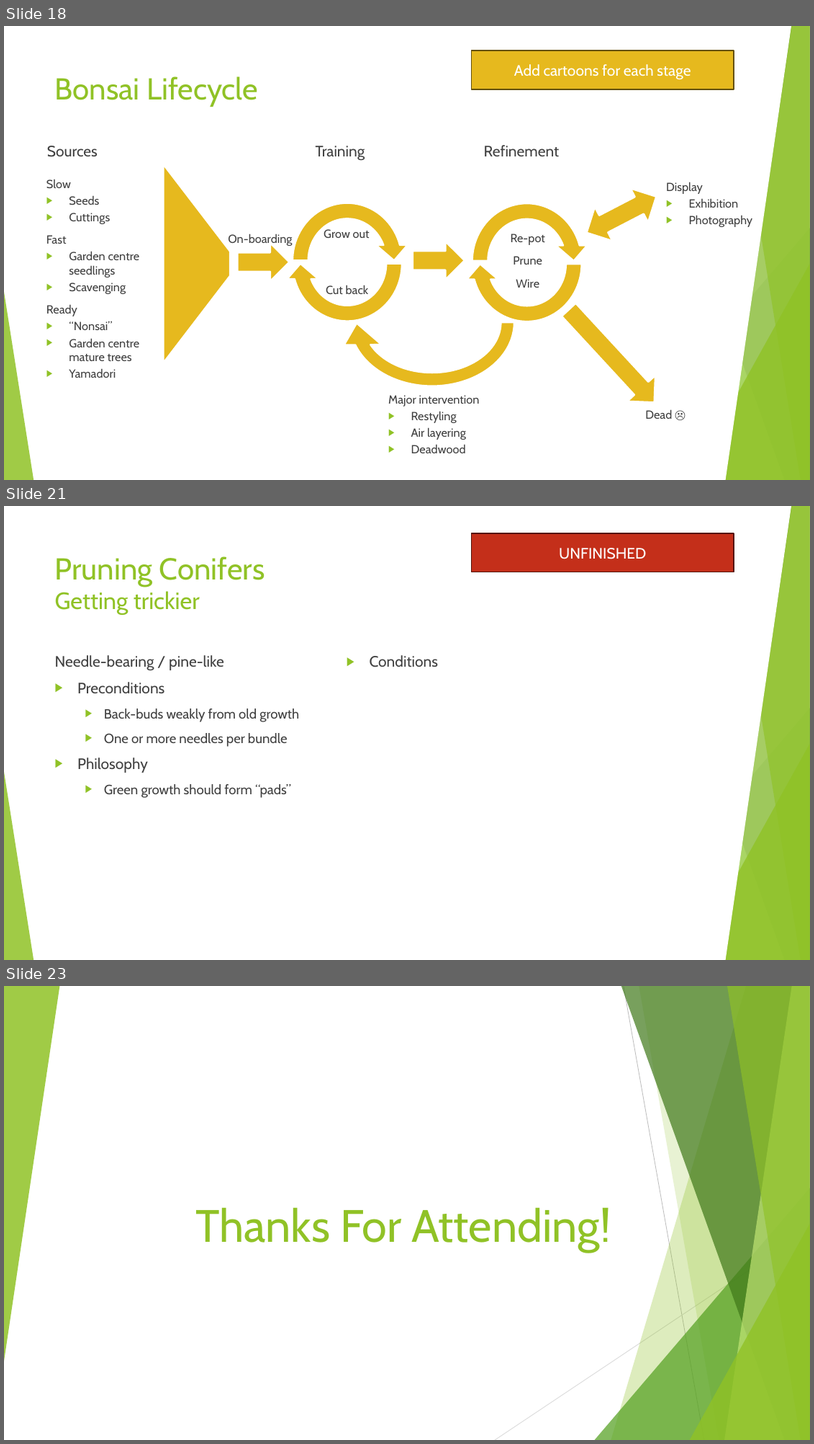
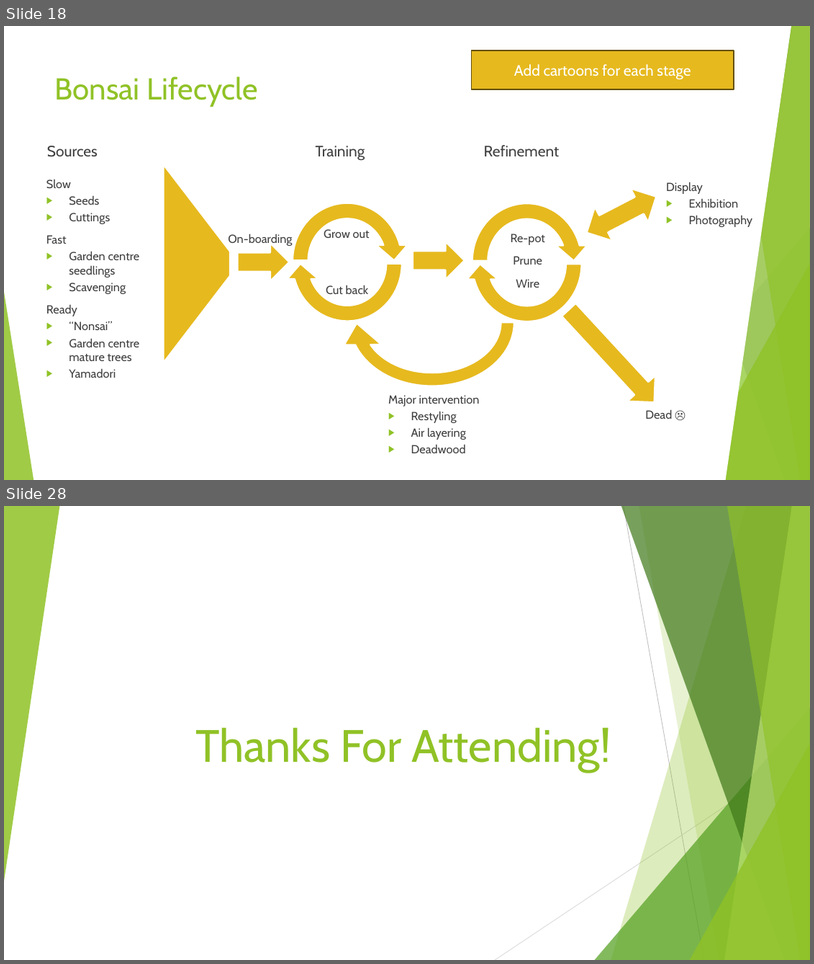
Before and after one commit to AlexLabram/Bonsai, a slide deck: Courseware/Bonsai On A Budget (running).pptx. Shown one above the other, each under a label of ours: slides 18, 21 and 23 before the commit, slides 18 and 28 after it; the slides between them are not shown. The pictures are 814x1444 and 814x964 pixels, drawn with LibreOffice and Linux fonts; fonts in the diff are those of the drawing. Boxes give left, top, right and bottom in pixels: in the first picture for what was removed or moved away, otherwise in the second. Text is boxed around its words. In the diff, an @@ line names an element or a change of style, - is before the commit and + after.

Commit message:
Integrated changes from 3-eve and 2-day series
Needs further work to form a single compelling narrative, esp. around pruning

```diff
--- a/Courseware/Bonsai On A Budget (running).pptx
+++ b/Courseware/Bonsai On A Budget (running).pptx
@@ slide 21 removed at (4,506,810,960), background #FFFFFF; not listed: 10 template elements that a slide beside it also shows @@
@@ parallelogram removed at (456,506,791,960) @@
@@ rectangle removed at (471,533,734,572) @@
-UNFINISHED
@@ title removed at (55,556,265,615) @@
-Pruning Conifers
-Getting trickier
@@ text removed at (55,655,299,798) @@
-Needle-bearing / pine-like
-▶ Preconditions
-  ▶ Back-buds weakly from old growth
-  ▶ One or more needles per bundle
-▶ Philosophy
-  ▶ Green growth should form “pads”
@@ text removed at (370,655,439,667) @@
-▶ Conditions
@@ what was slide 23 is now slide 28 @@
```
Also in this commit, not shown: 7 slides changed, 8 slides added, 1 other slide removed.
